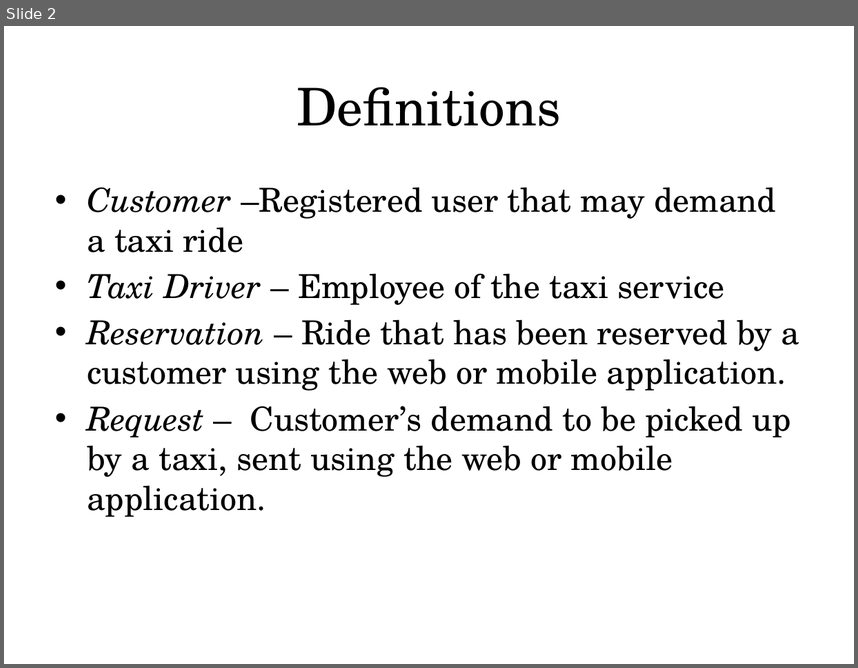
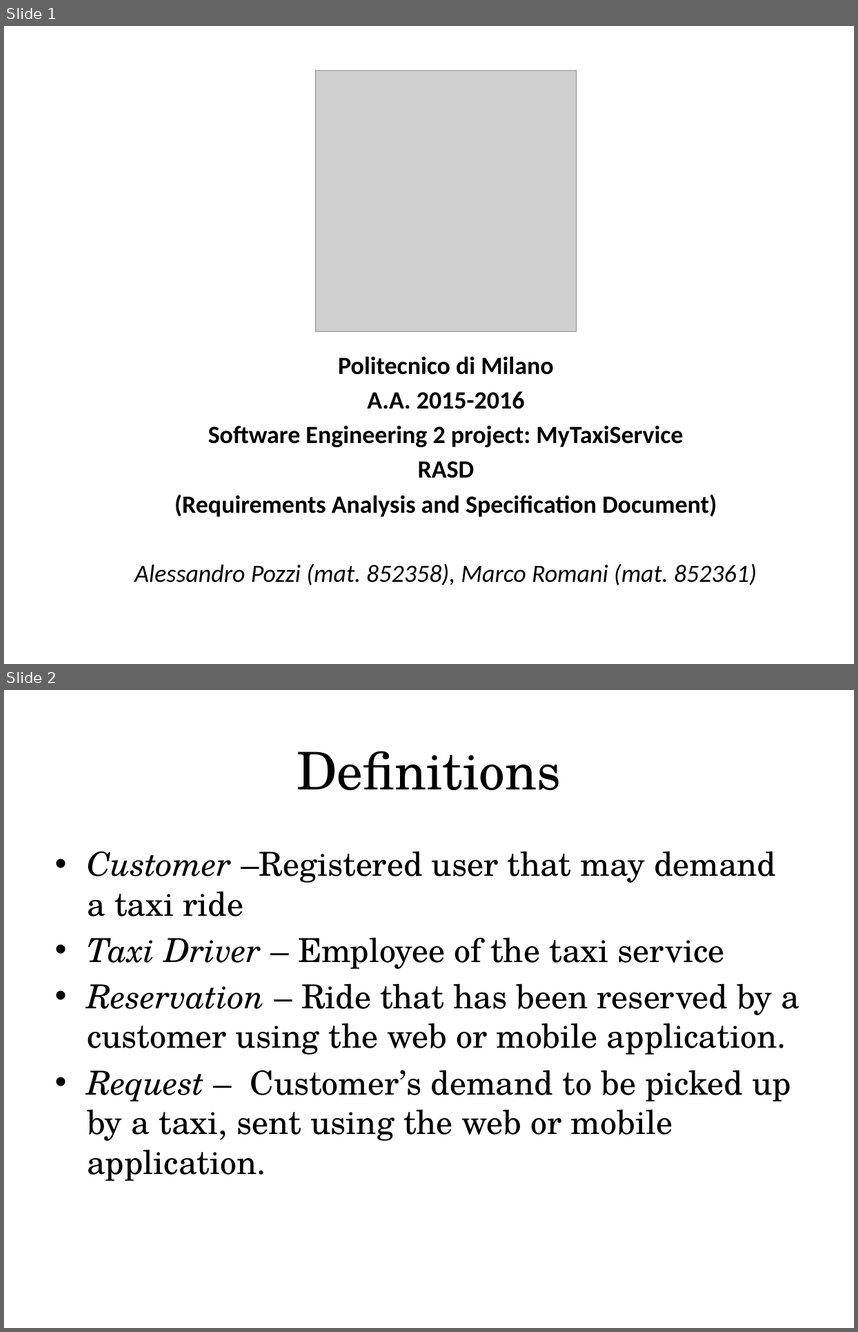
Before and after one commit to MarcoRomani/myTaxyService-SE2-PozziRomani, a slide deck: OtherStuff/Presentation/assumptions + definitions + overall description.pptx. Shown one above the other, each under a label of ours: slide 2 before the commit, slides 1 and 2 after it. The pictures are 858x668 and 858x1332 pixels, drawn with LibreOffice and Linux fonts; fonts in the diff are those of the drawing; grey boxes stand for pictures. Boxes give left, top, right and bottom in pixels: in the first picture for what was removed or moved away, otherwise in the second. Text is boxed around its words. In the diff, an @@ line names an element or a change of style, - is before the commit and + after.

```diff
--- a/OtherStuff/Presentation/assumptions + definitions + overall description.pptx
+++ b/OtherStuff/Presentation/assumptions + definitions + overall description.pptx
@@ slide 1 added at box(4, 26, 854, 664), background #FFFFFF @@
@@ picture added at box(315, 70, 576, 331) @@
@@ subtitle added at box(134, 356, 757, 585), 21 pt, text #000000, bold @@
+Politecnico di Milano
+A.A. 2015-2016
+Software Engineering 2 project: MyTaxiService
+RASD
+(Requirements Analysis and Specification Document)
+Alessandro Pozzi (mat. 852358), Marco Romani (mat. 852361)
```
Also in this commit, not shown: 1 slide changed, 1 other slide added, 1 slide removed, 4 other files.
